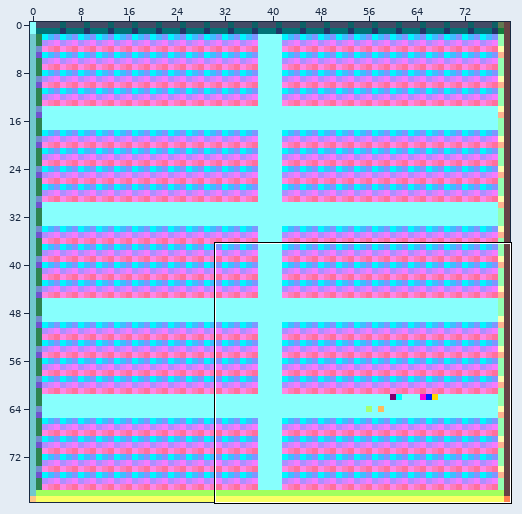
File history of a sprite sheet, bin/map_1.png. Above, an overview of the earlier version with the close-up marked.
Close-up. Before the commit:
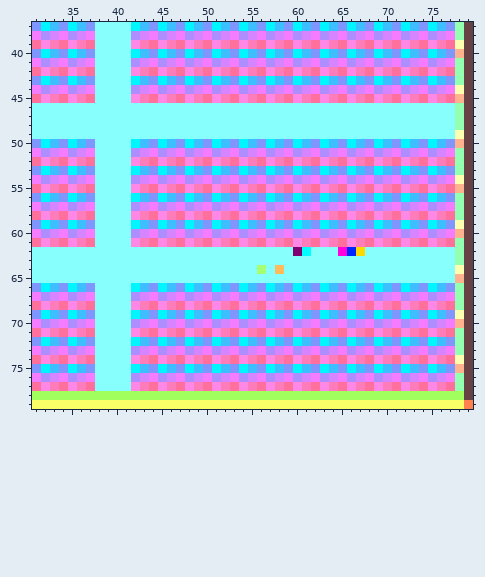
The file is 80x80 pixels. Colours within 5 levels of each other are drawn and written as one. Shown: x 31..79, y 37..79.
After the commit:
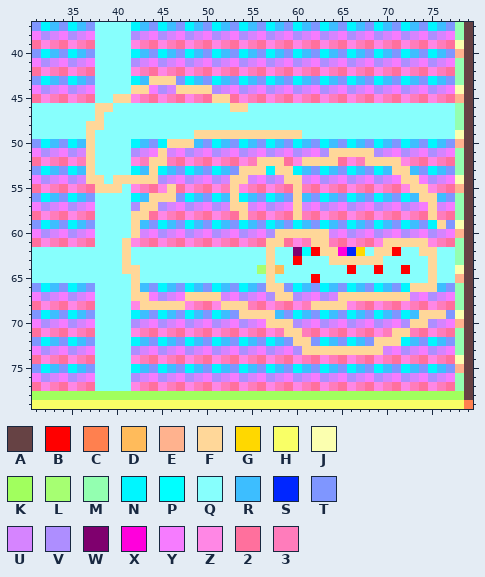
Palette (. is transparent): A #664244  B #ff0000  C #ff804f  D #ffbb5b  E #ffb28e  F #ffd799  G #ffd800  H #f9ff66  J #fbffaf  K #a1ff5e  L #a6ff72  M #93ffb0  N #00f6ff  P #00ffff  Q #87fffd  R #3dbeff  S #0026ff  T #7f96ff  U #d684ff  V #ae8eff  W #7f006e  X #ff00dc  Y #f67cff  Z #ff87e5  2 #ff709d  3 #ff7cbb
From old to new:
y 43: x 44..46 TNR -> FFF
y 44: x 42..43 VU -> FF; x 47..50 YVUY -> FFFF
y 45: x 40..41 QQ -> FF; x 51..52 Z3 -> FF
y 46: x 38..39 QQ -> FF; x 53..54 QQ -> FF
y 47: x 38 Q -> F
y 48: x 37..38 QQ -> FF
y 49: x 37 Q -> F; x 49..60 QQQQQQQQQQQQ -> FFFFFFFFFFFF
y 50: x 37 T -> F; x 46..48 RTN -> FFF
y 51: x 37 Y -> F; x 45 V -> F; x 64..68 UYVUY -> FFFFF
y 52: x 37 2 -> F; x 44..45 2Z -> FF; x 56..58 2Z3 -> FFF; x 61..64 32Z3 -> FFFF; x 68..71 2Z32 -> FFFF
y 53: x 37 T -> F; x 44 T -> F; x 54..56 NRT -> FFF; x 58..59 RT -> FF; x 71..72 TN -> FF
y 54: x 37..38 YQ -> FF; x 40..44 QQVUY -> FFFFF; x 53..54 YV -> FF; x 59..60 YV -> FF; x 72..73 VU -> FF
y 55: x 38..40 QQQ -> FFF; x 46 3 -> F; x 53 2 -> F; x 60 Z -> F; x 73..74 32 -> FF
y 56: x 44..46 TNR -> FFF; x 53 T -> F; x 60 N -> F; x 74..75 TN -> FF
y 57: x 43..44 UY -> FF; x 53..54 YV -> FF; x 60 V -> F; x 75 V -> F
y 58: x 42..43 Z3 -> FF; x 54 Z -> F; x 60 Z -> F; x 75 Z -> F
y 59: x 42 N -> F; x 76 R -> F
y 60: x 42 V -> F; x 58..63 UYVUYV -> FFFFFF
y 61: x 41 Q -> F; x 57..58 Z3 -> FF; x 62..63 2Z -> FF; x 70..74 32Z32 -> FFFFF
y 62: x 41 Q -> F; x 57 Q -> F; x 62..64 QQQ -> BFF; x 69..71 QQQ -> FFB; x 74..75 QQ -> FF
y 63: x 41 Q -> F; x 57 Q -> F; x 60 Q -> B; x 64..69 QQQQQQ -> FFFFFF; x 75 Q -> F
y 64: x 41..42 QQ -> FF; x 57 Q -> F; x 66 Q -> B; x 69 Q -> B; x 72 Q -> B; x 75 Q -> F
y 65: x 42 Q -> F; x 57 Q -> F; x 62 Q -> B; x 75 Q -> F
y 66: x 42 N -> F; x 57..58 NR -> FF; x 73..75 RTN -> FFF
y 67: x 42..43 VU -> FF; x 48..51 VUYV -> FFFF; x 58..59 UY -> FF; x 65..72 YVUYVUYV -> FFFFFFFF
y 68: x 43..47 32Z32 -> FFFFF; x 52..54 32Z -> FFF; x 62..65 2Z32 -> FFFF
y 69: x 54..57 NRTN -> FFFF; x 74..76 TNR -> FFF
y 70: x 57..59 VUY -> FFF; x 73..74 UY -> FF
y 71: x 59..60 2Z -> FF; x 71..72 2Z -> FF
y 72: x 60..61 NR -> FF; x 69..71 NRT -> FFF
y 73: x 61..69 UYVUYVUYV -> FFFFFFFFF
Changed places in both close-ups, as pixel boxes (x1, y1, x2, y2):
changed: (86, 76, 446, 355)
